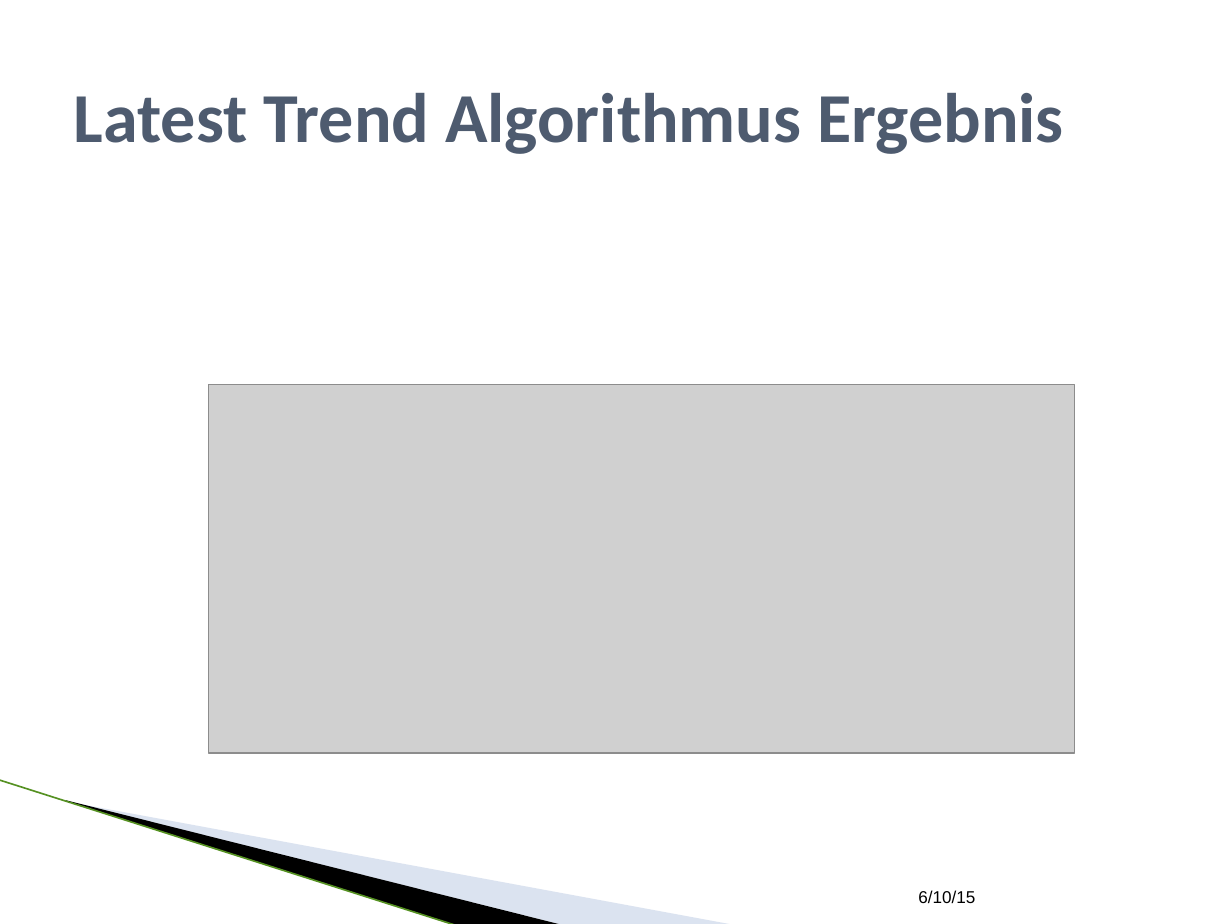
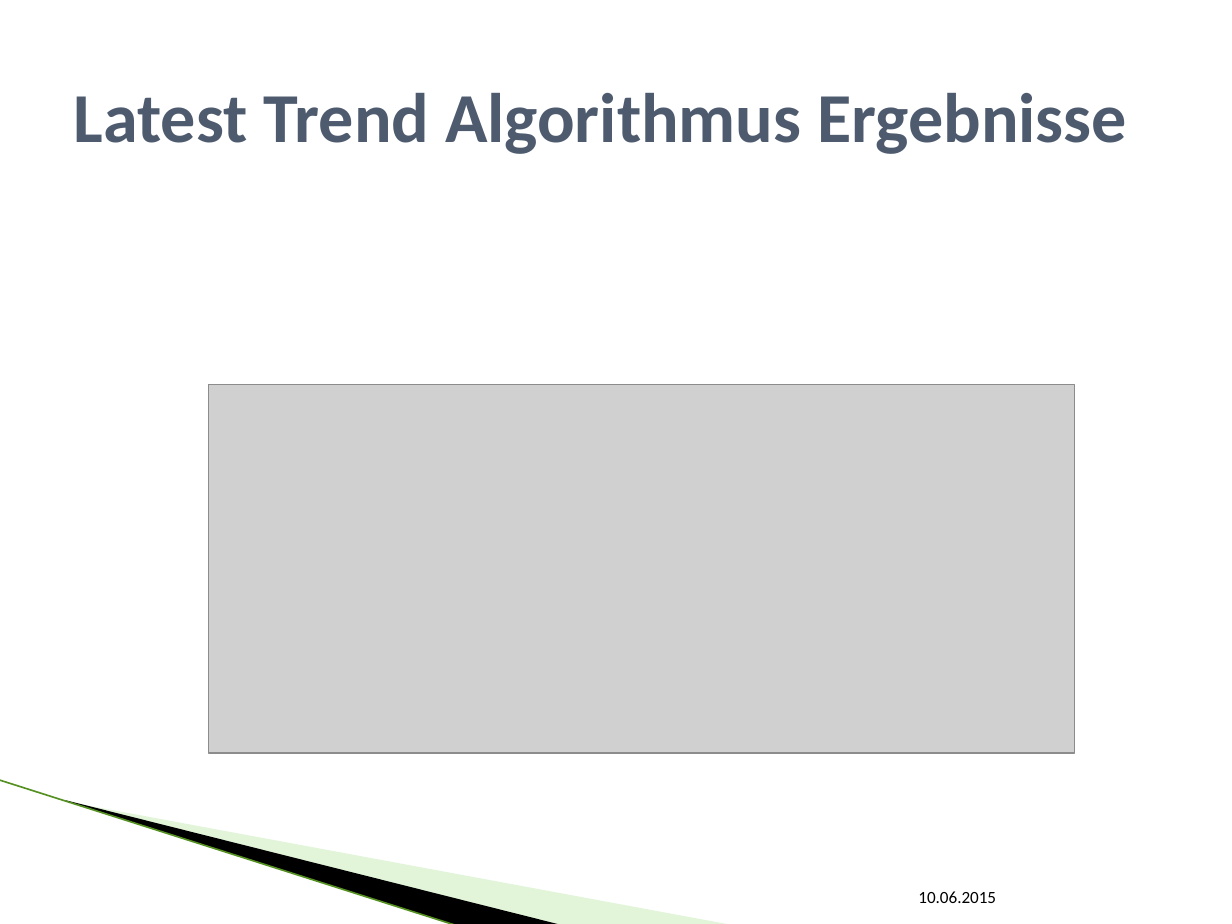
Before and after one commit to SEPSkyware6MM/StockForecast, a slide deck: slide 14 of ALR_Vortrag.pptx (slide 15 before the commit). Drawn at 1232x924 pixels with LibreOffice and Linux fonts; fonts in the diff are those of the drawing; grey boxes stand for pictures; background and template pictures are left out. Boxes give left, top, right and bottom in pixels: in the first picture for what was removed or moved away, otherwise in the second. Text is boxed around its words. In the diff, an @@ line names an element or a change of style, - is before the commit and + after.

```diff
--- a/ALR_Vortrag.pptx
+++ b/ALR_Vortrag.pptx
@@ title at (x1=74, y1=93, x2=1127, y2=154): text changed @@
-Latest Trend Algorithmus Ergebnis
+Latest Trend Algorithmus Ergebnisse
@@ line (0, 780) - (457, 924): stroke #559122 0.96 pt to #B1E399 0.95 pt @@
@@ freeform shape at (x1=65, y1=800, x2=563, y2=924): outline redrawn @@
@@ freeform shape at (x1=68, y1=801, x2=733, y2=924): fill #A7B9DB at 40% opacity to #B8E7A1 at 40% opacity @@
@@ text at (x1=918, y1=891, x2=996, y2=903): text changed; font Arial to Calibri @@
-6/10/15
+10.06.2015
```
Also in this commit, not shown: 18 other slides changed, 3 slides added, 2 slides removed.
